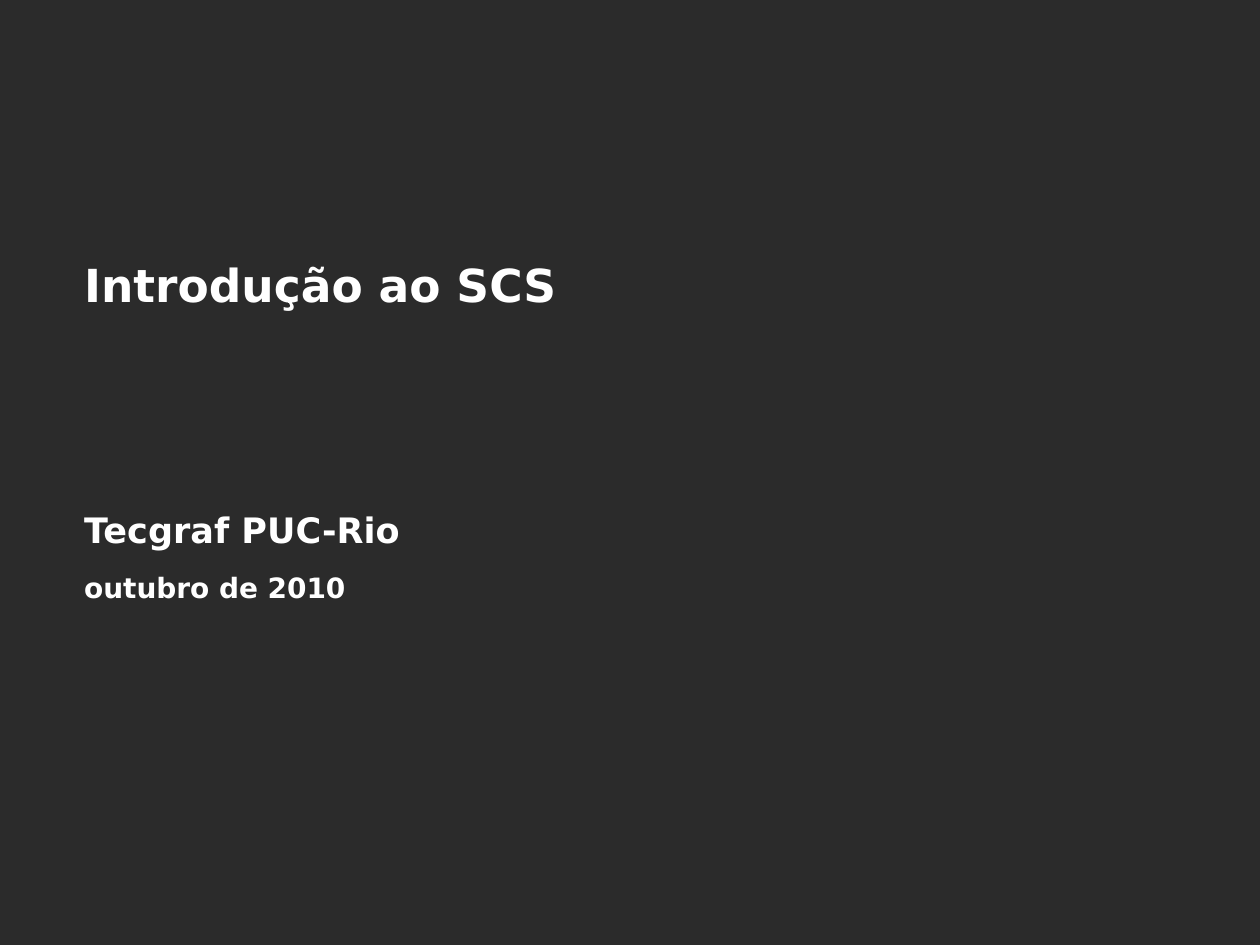
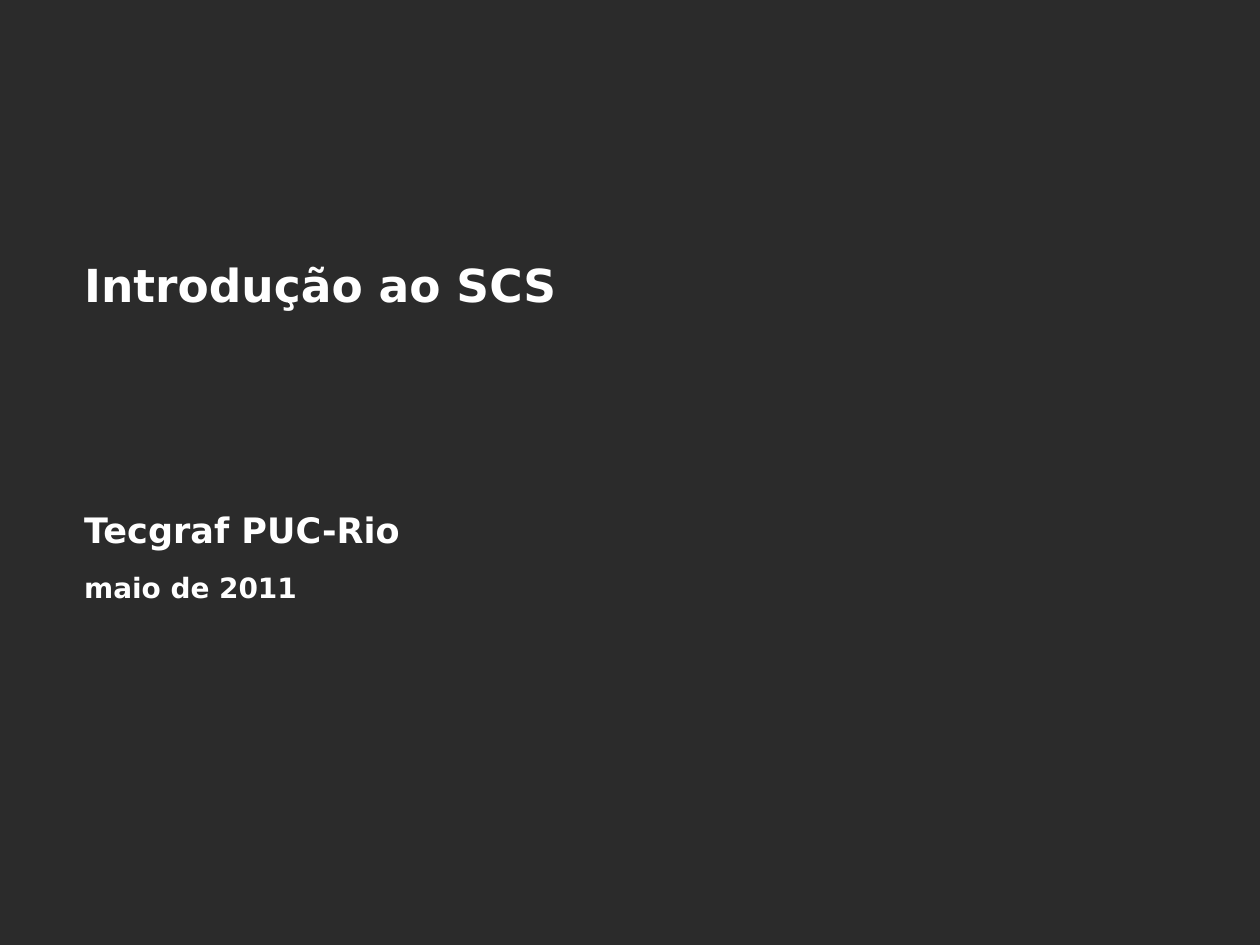
Before and after one commit to amadeubarbosa/openbus-core, a slide deck: slide 1 of docs/cursos/developer/7.SCS.ppt. Drawn at 1260x945 pixels with LibreOffice and Linux fonts; fonts in the diff are those of the drawing; background and template pictures are left out; a plain dark background stands for a picture behind light text. Boxes give left, top, right and bottom in pixels: in the first picture for what was removed or moved away, otherwise in the second. Text is boxed around its words. In the diff, an @@ line names an element or a change of style, - is before the commit and + after.

Commit message:
Adição do material relativo ao curso do OpenBus ministrado na UFCG, entre 16 e 20 de Maio de 2011.

```diff
--- a/docs/cursos/developer/7.SCS.ppt
+++ b/docs/cursos/developer/7.SCS.ppt
@@ text at bbox=[84, 576, 297, 599]: text changed @@
-outubro de 2010
+maio de 2011
```
Also in this commit, not shown: 9 other slides changed, 17 slides added, 2 slides removed, 36 other files.
